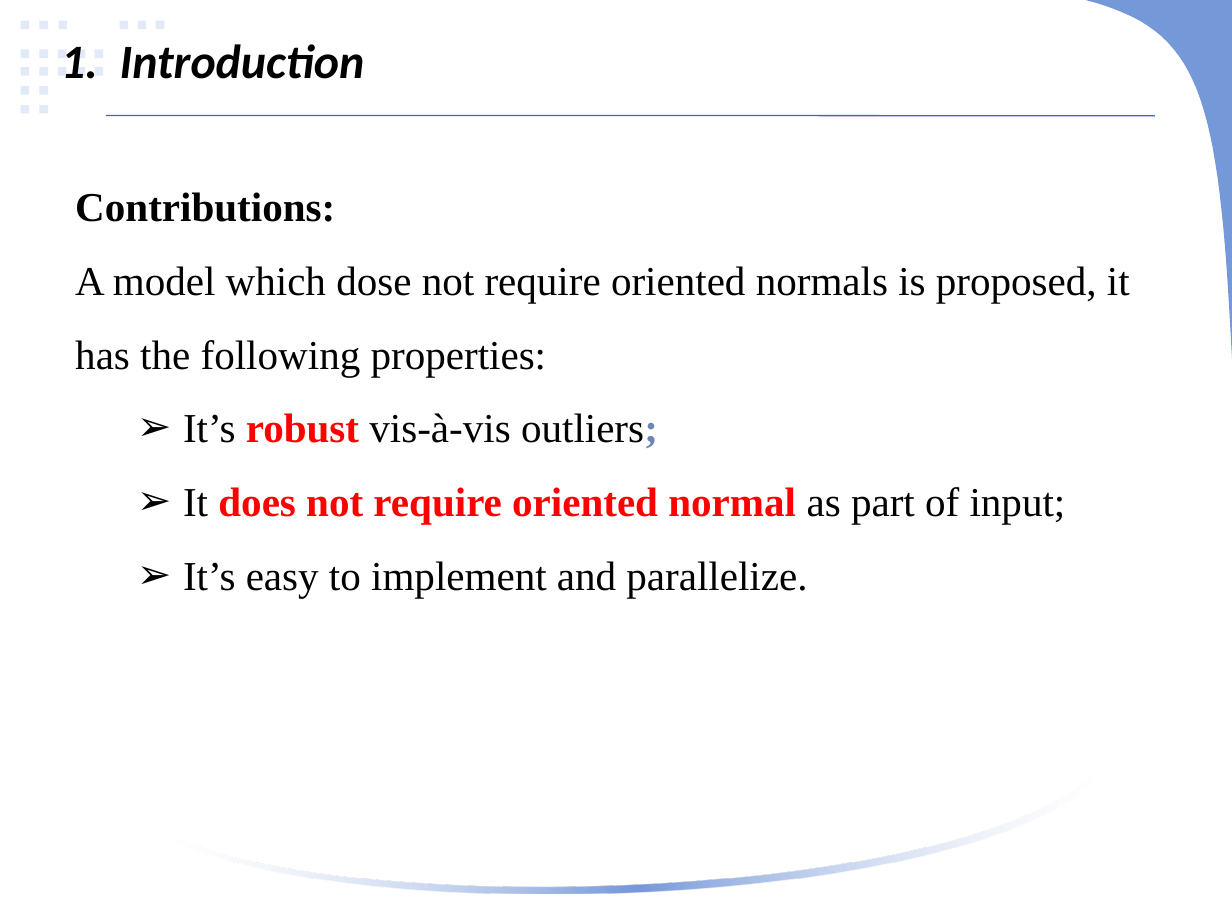
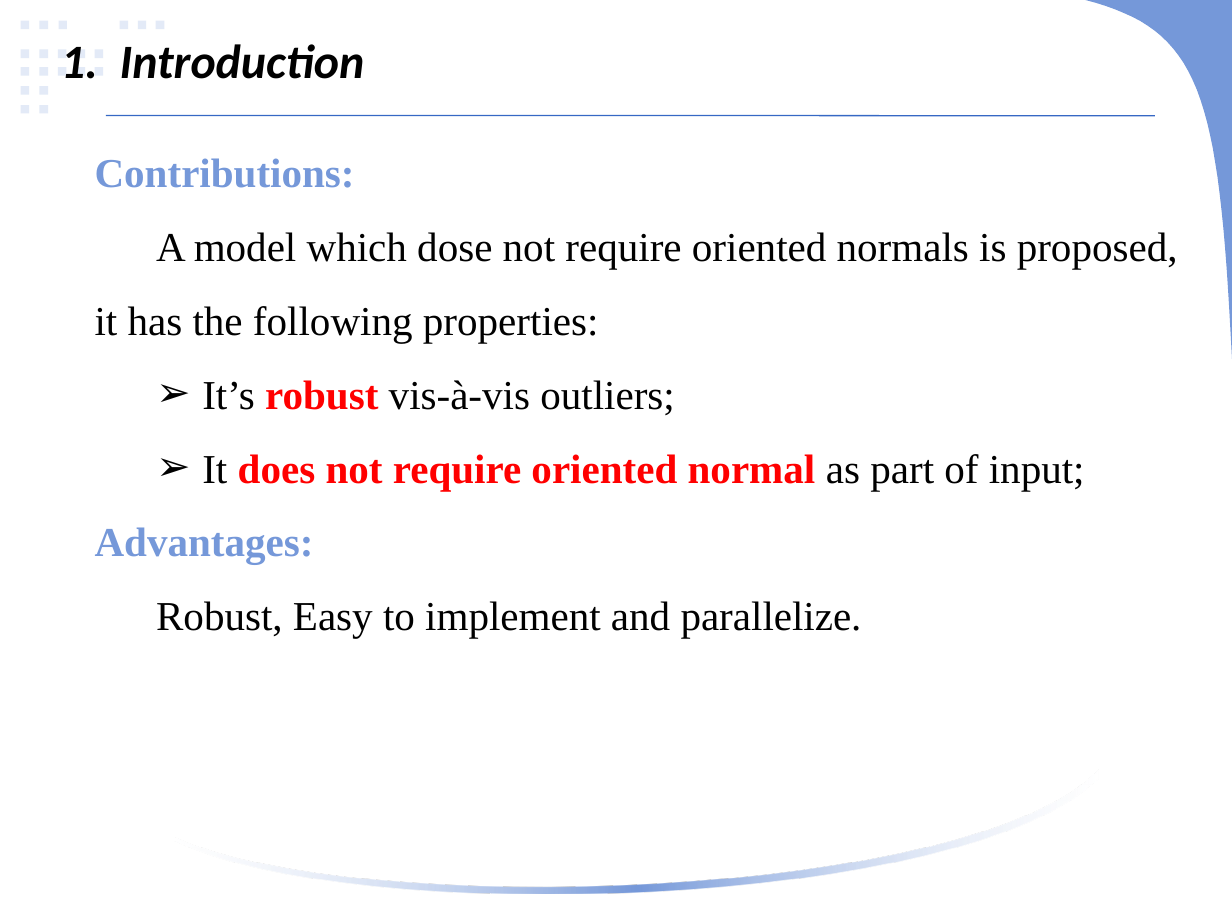
Before and after one commit to linlinge/mondy-speech, a slide deck: slide 3 of 1st March 25, 2019.pptx. Drawn at 1232x924 pixels with LibreOffice and Linux fonts; fonts in the diff are those of the drawing. Boxes give left, top, right and bottom in pixels: in the first picture for what was removed or moved away, otherwise in the second. Text is boxed around its words. In the diff, an @@ line names an element or a change of style, - is before the commit and + after.

```diff
--- a/1st March 25, 2019.pptx
+++ b/1st March 25, 2019.pptx
@@ text "Contributions:": place and size @@
-text "Contributions:" at (75,192,1130,598)
+text "Contributions:" at (95,158,1178,638)
@@ text at (95,158,1178,415): text colour #000000 to #7598D9 in "Contributions:"; text colour #6E84B4 to #000000, bold off in "outliers;"; indent changed @@
@@ text at (95,527,862,638): text changed @@
-  ➢ It’s easy to implement and parallelize.
+  Advantages:
+  Robust, Easy to implement and parallelize.
```
Also in this commit, not shown: 2 other slides changed, 12 slides added, 18 slides removed, 7 other files.
